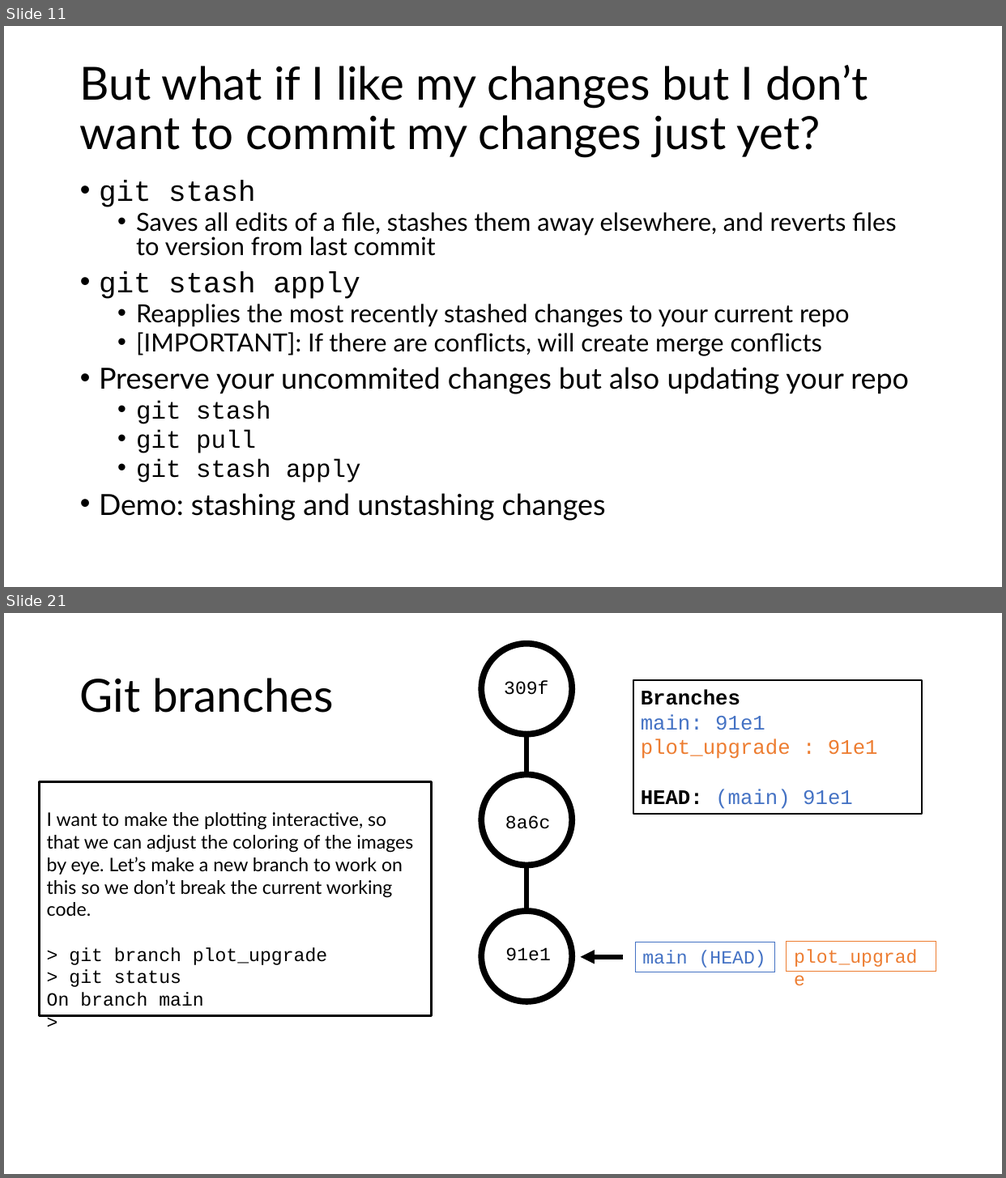
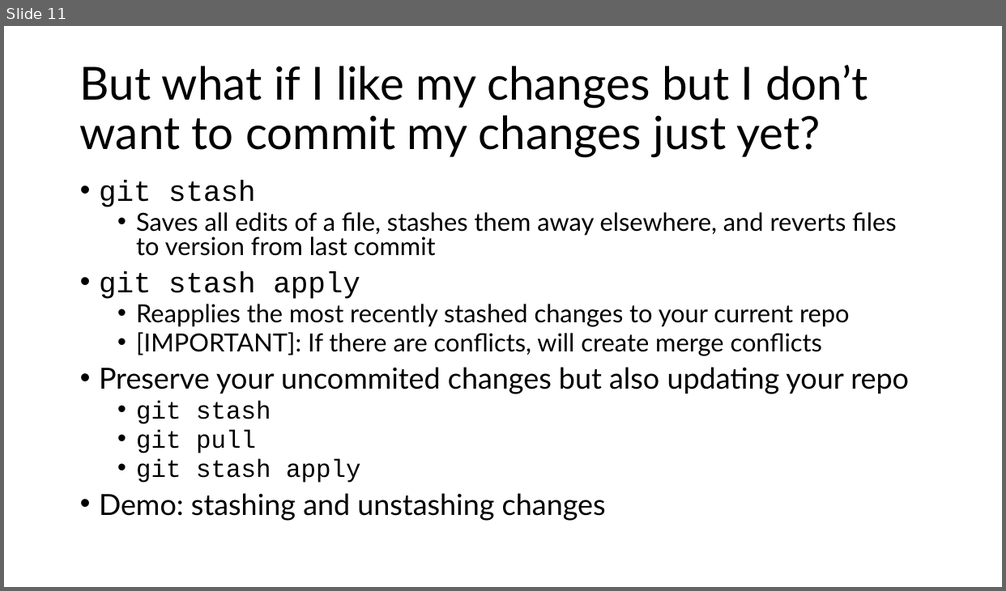
Before and after one commit to semaphoreP/codeastro, a slide deck: Day1/intro_to_git.pptx. Shown one above the other, each under a label of ours: slides 11 and 21 before the commit, slide 11 after it; the slides between them are not shown. The pictures are 1006x1178 and 1006x591 pixels, drawn with LibreOffice and Linux fonts; fonts in the diff are those of the drawing. Boxes give left, top, right and bottom in pixels: in the first picture for what was removed or moved away, otherwise in the second. Text is boxed around its words. In the diff, an @@ line names an element or a change of style, - is before the commit and + after.

```diff
--- a/Day1/intro_to_git.pptx
+++ b/Day1/intro_to_git.pptx
@@ slide 21 removed at <box>4,613,1002,1174</box>, background #FFFFFF @@
@@ ellipse removed at <box>482,644,572,735</box> @@
@@ title removed at <box>80,678,334,713</box> @@
-Git branches
@@ text removed at <box>504,680,548,695</box> @@
-309f
@@ rectangle removed at <box>633,680,923,814</box> @@
-Branches
-main: 91e1
-plot_upgrade : 91e1
-HEAD: (main) 91e1
@@ line removed from (526, 772) to (526, 735) @@
@@ rectangle removed at <box>39,782,432,1016</box> @@
-I want to make the plotting interactive, so that we can adjust the coloring of the images by eye. Let’s make a new branch to work on this so we don’t break the current working code.
-> git branch plot_upgrade
-> git status
-On branch main
->
@@ ellipse removed at <box>482,775,572,865</box> @@
@@ text removed at <box>505,815,550,829</box> @@
-8a6c
@@ line removed from (526, 911) to (526, 865) @@
@@ ellipse removed at <box>482,911,572,1002</box> @@
@@ text removed at <box>505,948,550,961</box> @@
-91e1
@@ rectangle removed at <box>635,943,774,973</box> @@
-main (HEAD)
@@ rectangle removed at <box>786,942,936,972</box> @@
-plot_upgrade
@@ arrow removed from (623, 957) to (581, 957) @@
```
Also in this commit, not shown: 2 slides changed, 20 other slides removed.
